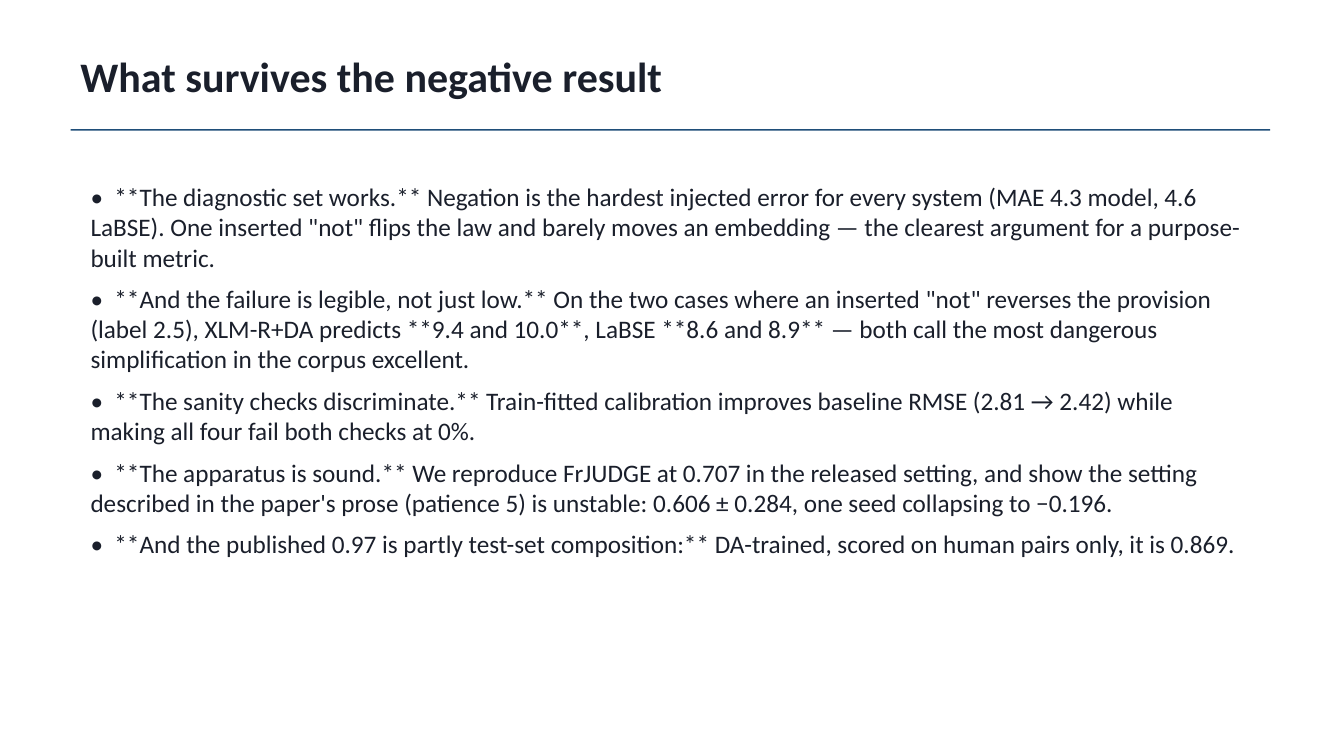
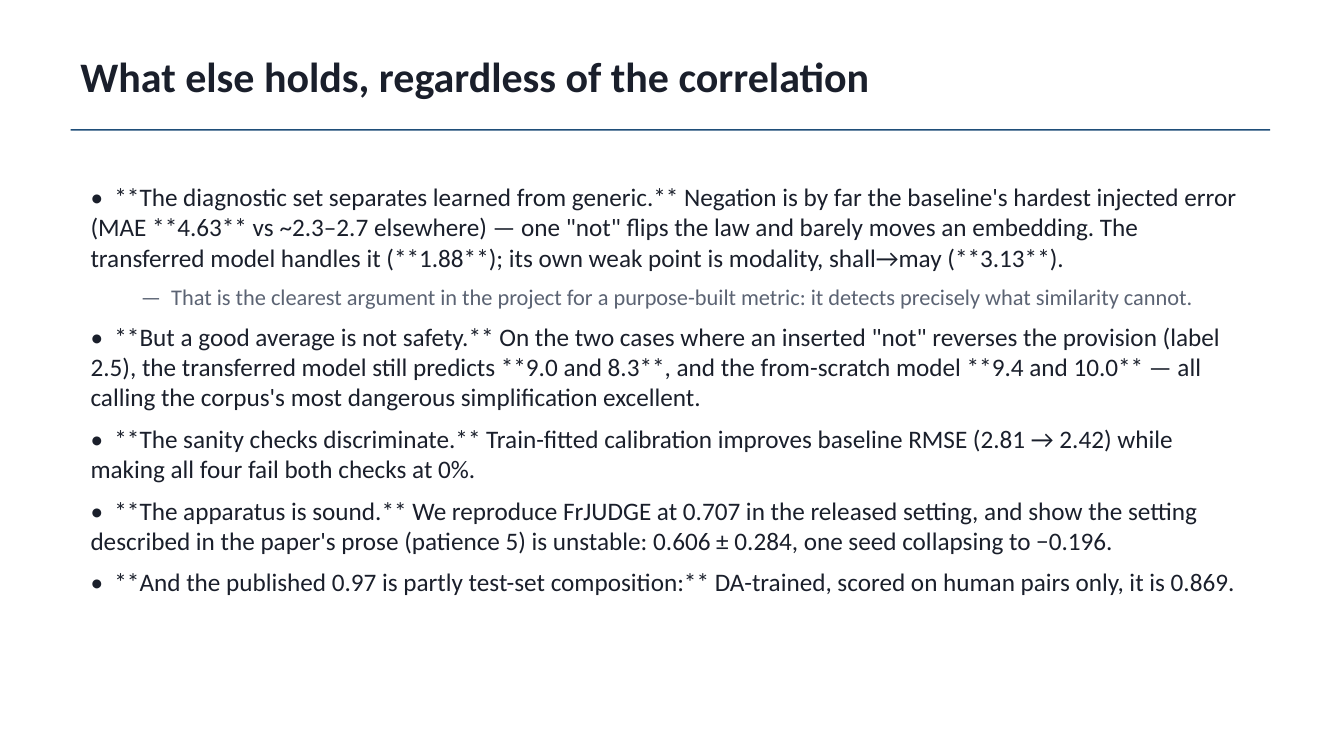
Before and after one commit to atharv-0509/legal-meaning-preservation-hi-en, a slide deck: slide 18 of paper/out/LMP_slides.pptx (slide 17 before the commit). Drawn at 1344x756 pixels with LibreOffice and Linux fonts; fonts in the diff are those of the drawing. Boxes give left, top, right and bottom in pixels: in the first picture for what was removed or moved away, otherwise in the second. Text is boxed around its words. In the diff, an @@ line names an element or a change of style, - is before the commit and + after.

```diff
--- a/paper/out/LMP_slides.pptx
+++ b/paper/out/LMP_slides.pptx
@@ text at bbox=[80, 62, 870, 99]: text changed @@
-What survives the negative result
+What else holds, regardless of the correlation
@@ text at bbox=[91, 188, 1236, 411]: text changed @@
-• **The diagnostic set works.** Negation is the hardest injected error for every system (MAE 4.3 model, 4.6 LaBSE). One inserted "not" flips the law and barely moves an embedding — the clearest argument for a purpose-built metric.
-• **And the failure is legible, not just low.** On the two cases where an inserted "not" reverses the provision (label 2.5), XLM-R+DA predicts **9.4 and 10.0**, LaBSE **8.6 and 8.9** — both call the most dangerous simplification in the corpus excellent.
+• **The diagnostic set separates learned from generic.** Negation is by far the baseline's hardest injected error (MAE **4.63** vs ~2.3–2.7 elsewhere) — one "not" flips the law and barely moves an embedding. The transferred model handles it (**1.88**); its own weak point is modality, shall→may (**3.13**).
+  — That is the clearest argument in the project for a purpose-built metric: it detects precisely what similarity cannot.
+• **But a good average is not safety.** On the two cases where an inserted "not" reverses the provision (label 2.5), the transferred model still predicts **9.0 and 8.3**, and the from-scratch model **9.4 and 10.0** — all calling the corpus's most dangerous simplification excellent.
```
Also in this commit, not shown: 5 other slides changed, 1 slide added, 6 other files.
